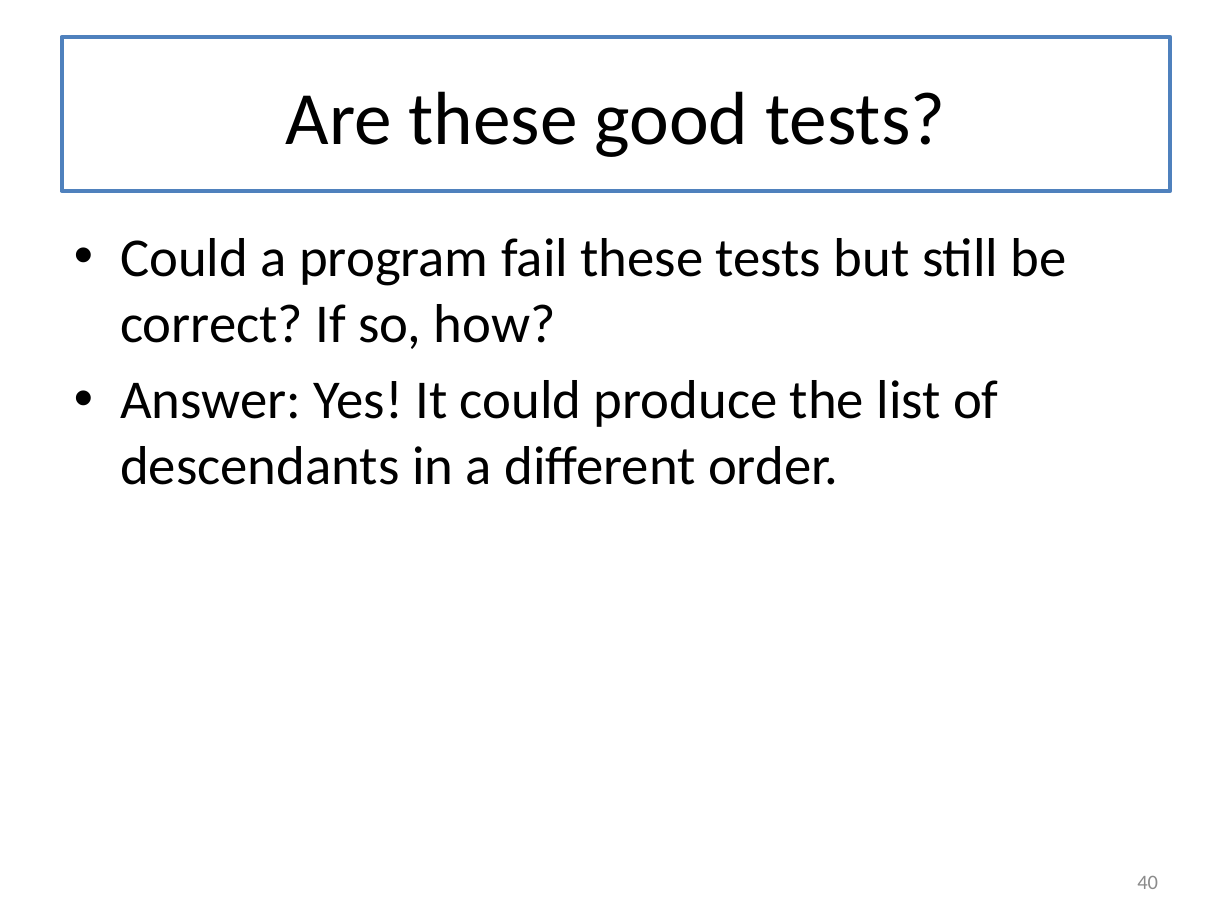
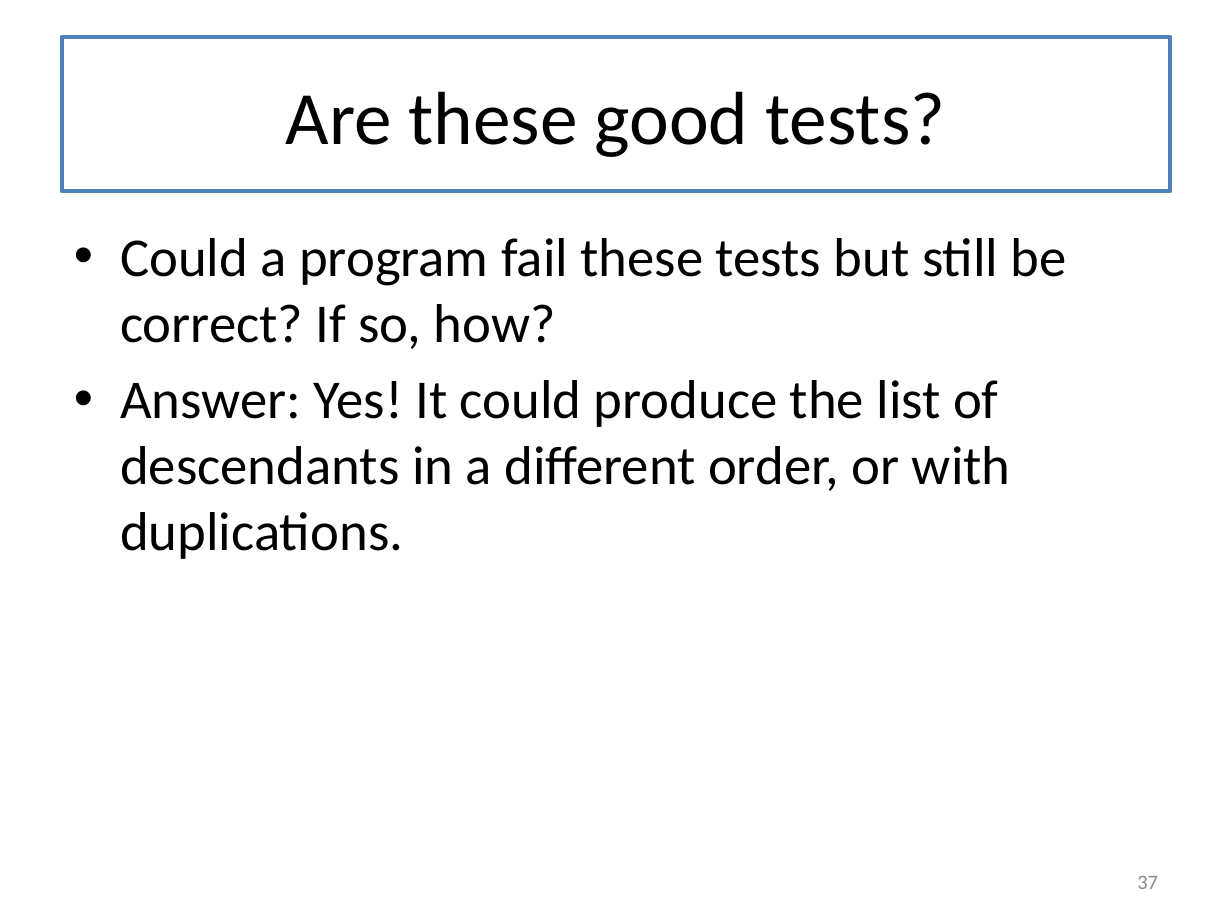
Before and after one commit to mwand/cs5010f17, a slide deck: slide 37 of Slides/Lesson 5.X Trees and Graphs - Combined Slides.pptx (slide 40 before the commit). Drawn at 1232x924 pixels with LibreOffice and Linux fonts; fonts in the diff are those of the drawing. Boxes give left, top, right and bottom in pixels: in the first picture for what was removed or moved away, otherwise in the second. Text is boxed around its words. In the diff, an @@ line names an element or a change of style, - is before the commit and + after.

```diff
--- a/Slides/Lesson 5.X Trees and Graphs - Combined Slides.pptx
+++ b/Slides/Lesson 5.X Trees and Graphs - Combined Slides.pptx
@@ text at <box>120,380,1011,559</box>: text changed @@
-• Answer: Yes! It could produce the list of descendants in a different order.
+• Answer: Yes! It could produce the list of descendants in a different order, or with duplications.
@@ page number at <box>1137,876,1158,889</box>: text changed @@
-40
+37
```
Also in this commit, not shown: 30 other slides changed, 1 slide added, 4 slides removed, 51 other files.
